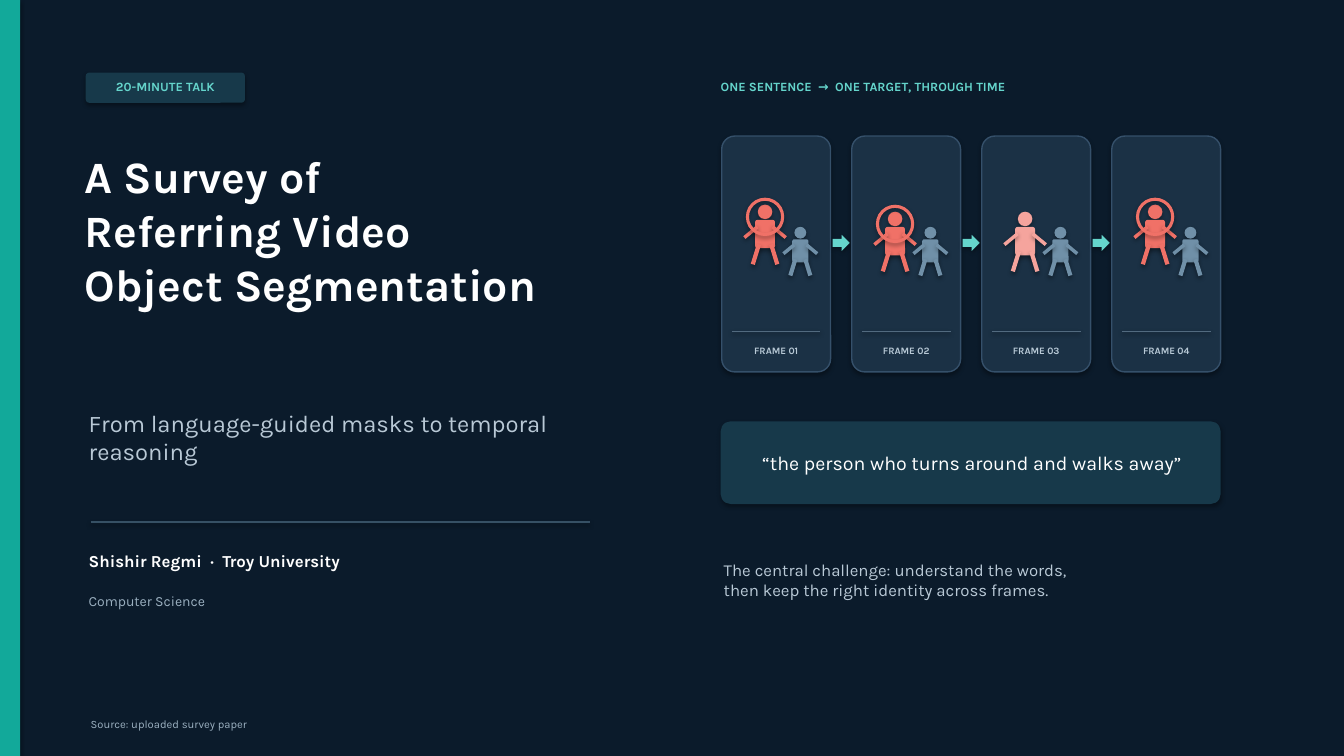
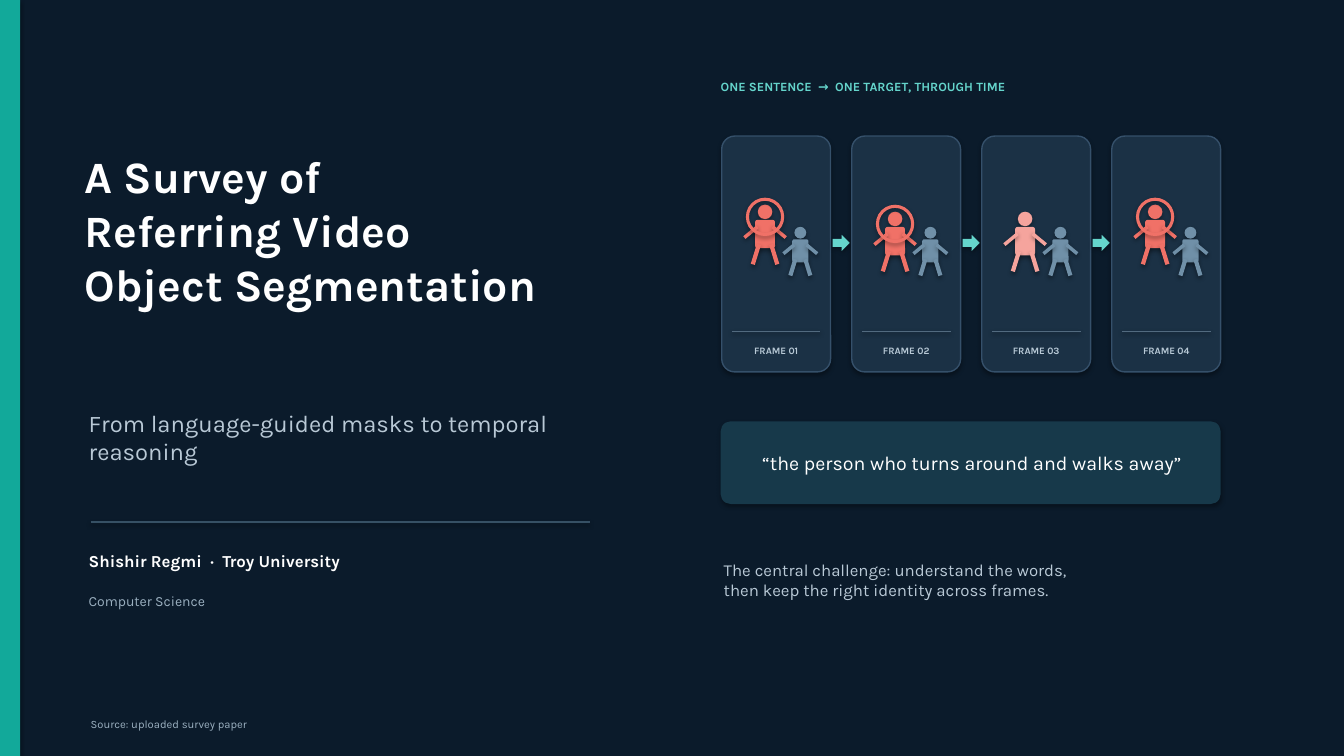
Before and after one commit to shishirregmi/present, a slide deck: slide 1 of Survey of RVOS Presentation.pptx. Drawn at 1344x756 pixels with LibreOffice and Linux fonts; fonts in the diff are those of the drawing. Boxes give left, top, right and bottom in pixels: in the first picture for what was removed or moved away, otherwise in the second. Text is boxed around its words. In the diff, an @@ line names an element or a change of style, - is before the commit and + after.

```diff
--- a/Survey of RVOS Presentation.pptx
+++ b/Survey of RVOS Presentation.pptx
@@ rounded rectangle removed at [86,73,245,103] @@
@@ text removed at [116,82,215,91] @@
-20-MINUTE TALK
```
